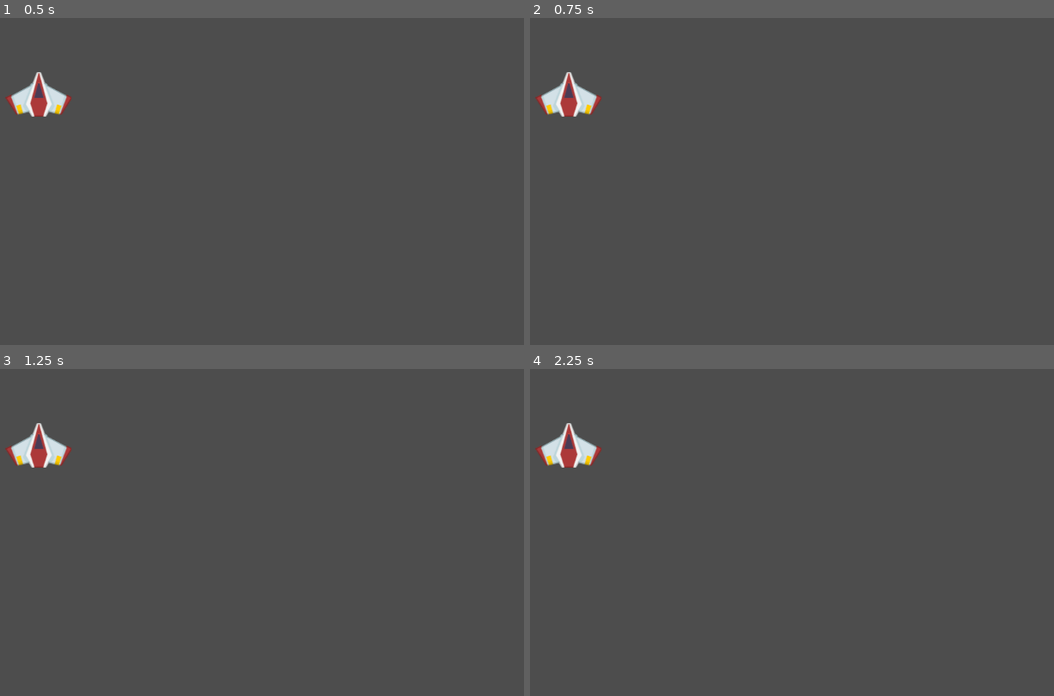
Above: before the commit, frames 1-4 (two rows, left to right).
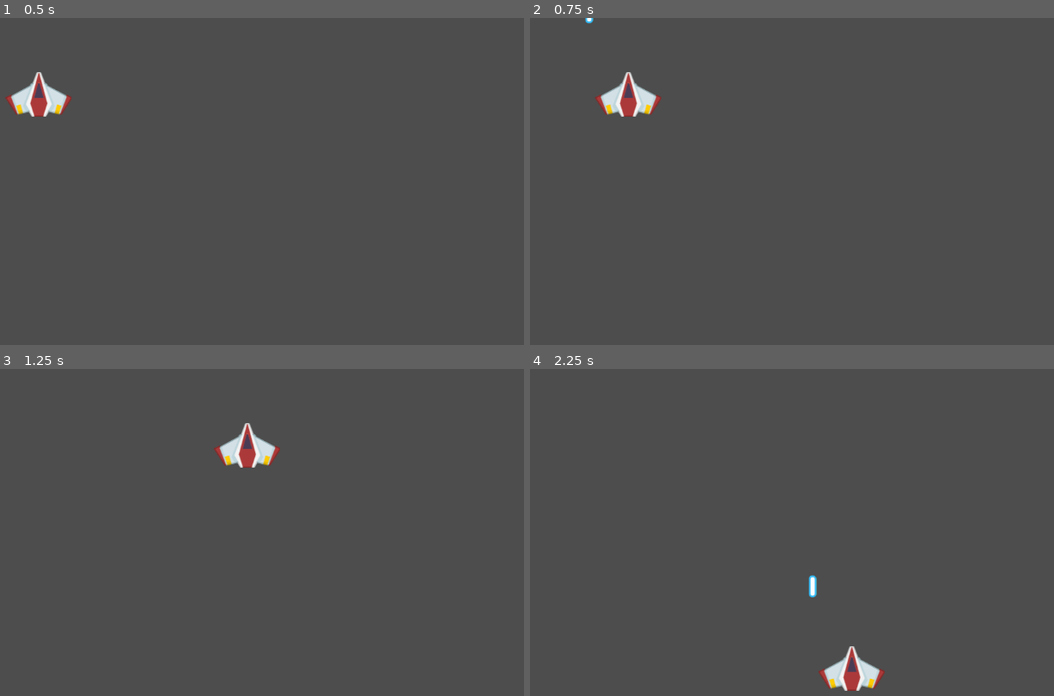
Above: after the commit, the same moments.

Repository: xPvtPancakes/space_shooter
Game: Godot game, scene res://Scenes/Red_Ship.tscn
Same seed, same stepped clock (60 frames per second), same inputs: the game is played once before the commit and once after it. This scene is started directly instead of the project's main scene.
Inputs:
- Up to frame 1 (0.5 s): no input
- Up to frame 2 (0.75 s): tap Enter at 0.5 s; hold D (Right) from 0.53 s (still down); tap Space (Space) at 0.6 s
- Up to frame 3 (1.25 s): keep holding D (Right)
- Up to frame 4 (2.25 s): release D (Right) at 1.28 s; hold S (Down) 1.28-2.03 s; tap Space (Space) at 1.35, 2.1 s; hold D (Right) from 2.03 s (still down)

Frame 1 is identical in both runs. In frame 2, 1.8% of the frame differs, in the area x 0-26%, y 0-31%; in frame 3, 1.8%; in frame 4, 1.9%, in the area x 0-68%, y 16-99%.
Error before the commit: Parse Error: Preload file "res://Scripts/blue_shot.tscn" does not exist. (res://Scripts/Player.gd:9)

Commit message:
Update Player.gd

Diff:
--- a/Scripts/Player.gd
+++ b/Scripts/Player.gd
@@ -6,7 +6,7 @@
 
 var score = 0
 var lives = 3
-@export var red_shot : PackedScene = preload("res://Scripts/blue_shot.tscn")
+@export var red_shot : PackedScene = preload("res://Scenes/blue_shot.tscn")
 
 func get_input():
 	var direction = Input.get_vector("Left", "Right", "Up", "Down")
